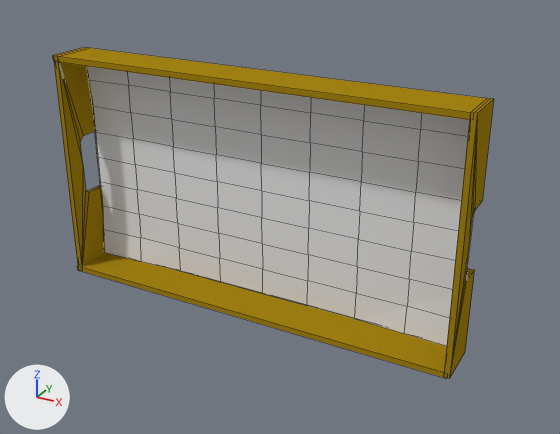
An edit to the Blender file resources/blender/table.blend, drawn before and after from the same camera.
The view is the same before and after, from a camera (50 mm lens) standing at (11.53, -19.86, 9.16) and looking at (0.9, -0.53, -0.5). Lighting does not change. The marker at lower left points along +X, +Y and +Z. Mesh edges are drawn as thin lines.

Script lines for the objects in view, before the commit:
```python
ob_cube = bpy.data.objects.new('Cube', me_table)
ob_cube.location = (0.0, 0.0, 0.05)
ob_cube.rotation_euler = (0.0, 0.0, -3.142)  # degrees (0, 0, -180)
ob_cube.scale = (6.73, 0.0294, 3.71)
ob_cube_001 = bpy.data.objects.new('Cube.001', me_gwall2)
ob_cube_001.location = (8.03, 1.36, 1.46)
ob_cube_001.rotation_euler = (1.571, 0.0, 0.0)  # degrees (90, 0, 0)
ob_cube_001.scale = (1.0, 1.0, 0.637)
ob_cube_002 = bpy.data.objects.new('Cube.002', me_gwall2_001)
ob_cube_002.location = (-5.56, 1.38, 1.44)
ob_cube_002.rotation_euler = (1.571, 0.0, 0.0)  # degrees (90, 0, 0)
ob_cube_002.scale = (1.0, 1.0, 0.637)
ob_cube_004 = bpy.data.objects.new('Cube.004', me_lwall)
ob_cube_004.location = (0.95, 1.15, 0.36)
ob_cube_004.rotation_euler = (1.571, 0.0, 0.0)  # degrees (90, 0, 0)
ob_cube_004.scale = (1.0, 1.0, 0.637)
ob_cube_005 = bpy.data.objects.new('Cube.005', me_rwall)
ob_cube_005.location = (0.95, 1.16, 0.3)
ob_cube_005.rotation_euler = (1.571, 0.0, 0.0)  # degrees (90, 0, 0)
ob_cube_005.scale = (1.0, 1.0, 0.637)
```
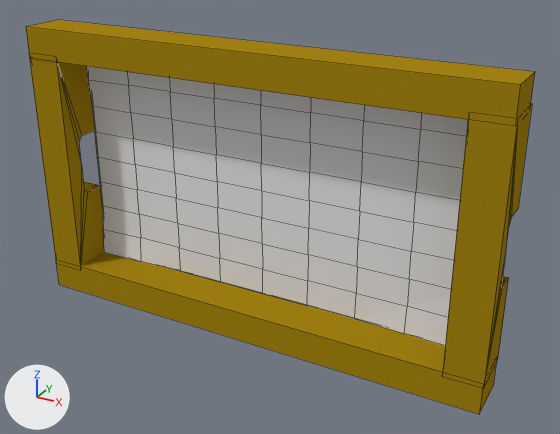
Where the newer file only moved an object's origin or applied its transform, the numbers keep the older frame.

Where the change shows, as pixel boxes [x1, y1, x2, y2] in the pictures (560 x 434 px):
'Cube.004', mesh rescaled (17% wider, 36% taller): before [53, 47, 487, 120]; after [26, 20, 535, 120]
'Cube.005', reshaped (19% wider, 28% taller): before [77, 253, 447, 379]; after [56, 252, 496, 414]
'Cube.001', moved, rescaled (78% wider): before [444, 98, 494, 378]; after [442, 104, 532, 388]
'Cube.002', moved, rescaled (46% wider): before [54, 62, 105, 267]; after [29, 58, 104, 266]

The change in detail:
me_rwall is used by ob_cube_005; location (0.95, 1.16, 0.3); rotation (1.571, 0.0, 0.0), in degrees (90, 0, 0); scale (1.0, 1.0, 0.637).
me_rwall had 8 vertices, 6 faces and spanned x -7.81..5.88, y -4.15..-3.96, z 1.86..4.24.
me_rwall now has 8 vertices, 6 faces and spans x -8.84..6.91, y -5.0..-3.96, z 1.86..4.24.
me_rwall part 1: the whole mesh is rebuilt.
me_lwall has 8 vertices, 6 faces and spans x -7.81..5.88, y 3.35..3.54, z 1.86..4.24.
me_lwall is used by ob_cube_004; location (0.95, 1.15, 0.36); rotation (1.571, 0.0, 0.0), in degrees (90, 0, 0); scale (1.0, 1.0, 0.637).
me_lwall part 2: the whole mesh is scaled about its middle by (1.15, 5.43, 1), then moved by (0.0, 0.41, 0.0).
Object 'Cube.002' (ob_cube_002) moves from (-5.56, 1.38, 1.44) to (0.93, 1.38, 1.44).
Object 'Cube.002' (ob_cube_002) is rescaled from (1.0, 1.0, 0.637) to (6.88, 1.0, 0.637).
Object 'Cube.001' (ob_cube_001) moves from (8.03, 1.36, 1.46) to (15.51, 1.36, 1.46).
Object 'Cube.001' (ob_cube_001) is rescaled from (1.0, 1.0, 0.637) to (6.85, 1.0, 0.637).
